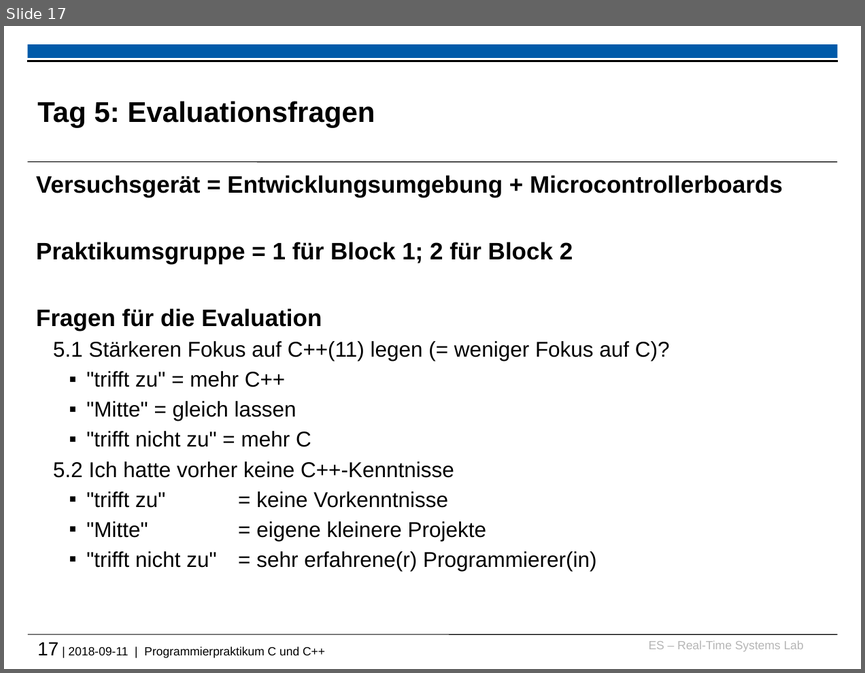
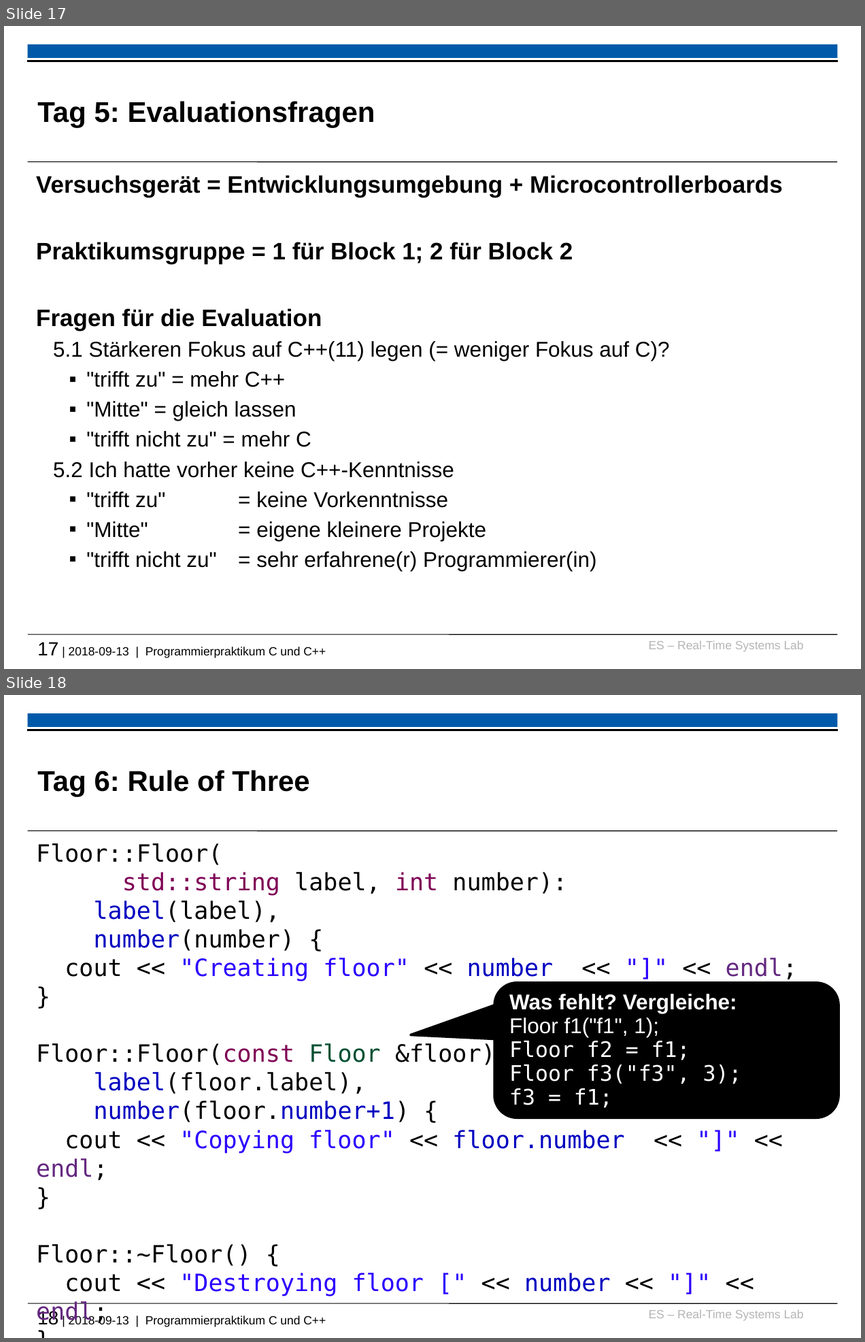
Before and after one commit to Gafielt/tud-cppp, a slide deck: 2018/recap_and_warmup_slides.pptx. Shown one above the other, each under a label of ours: slide 17 before the commit, slides 17 and 18 after it. The pictures are 865x673 and 865x1342 pixels, drawn with LibreOffice and Linux fonts; fonts in the diff are those of the drawing; background and template pictures are left out. Boxes give left, top, right and bottom in pixels: in the first picture for what was removed or moved away, otherwise in the second. Text is boxed around its words. In the diff, an @@ line names an element or a change of style, - is before the commit and + after.

```diff
--- a/2018/recap_and_warmup_slides.pptx
+++ b/2018/recap_and_warmup_slides.pptx
@@ slide 18 added at (4, 695, 861, 1338), background #FFFFFF; not listed: 6 template elements that a slide beside it also shows @@
@@ title added at (37, 770, 309, 797), 24 pt, text #000000, bold @@
+Tag 6: Rule of Three
@@ text added at (36, 843, 798, 1296), 20 pt, text #000000 @@
+Floor::Floor(
+std::string label, int number):
+label(label),
+number(number) {
+cout << "Creating floor" << number << "]" << endl;
+}
+Floor::Floor(const Floor &floor):
+label(floor.label),
+number(floor.number+1) {
+cout << "Copying floor" << floor.number << "]" << endl;
+}
+Floor::~Floor() {
+cout << "Destroying floor [" << number << "]" << endl;
+}
@@ rounded speech box added at (494, 983, 838, 1117), fill #000000, outline #000000 2 pt, 18 pt, text #FFFFFF @@
+Was fehlt? Vergleiche:
+Floor f1("f1", 1);
+Floor f2 = f1;
+Floor f3("f3", 3);
+f3 = f1;
@@ text at (37, 641, 326, 658): text changed @@
-17 | 2018-09-11 | Programmierpraktikum C und C++
+17 | 2018-09-13 | Programmierpraktikum C und C++
```
